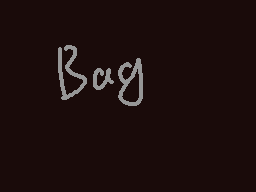
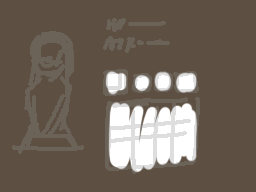
Comparing the layer stacks of the two 256×192 images. Changes:
added layer "elements" (29%) above "overLayBaisc" over (12, 18, 200, 174)
renamed "Layer 1" to "overLayBaisc", painted on it over (0, 0, 256, 192)
hid "fill" over (0, 0, 256, 192)
hid "Background" over (0, 0, 256, 192)
